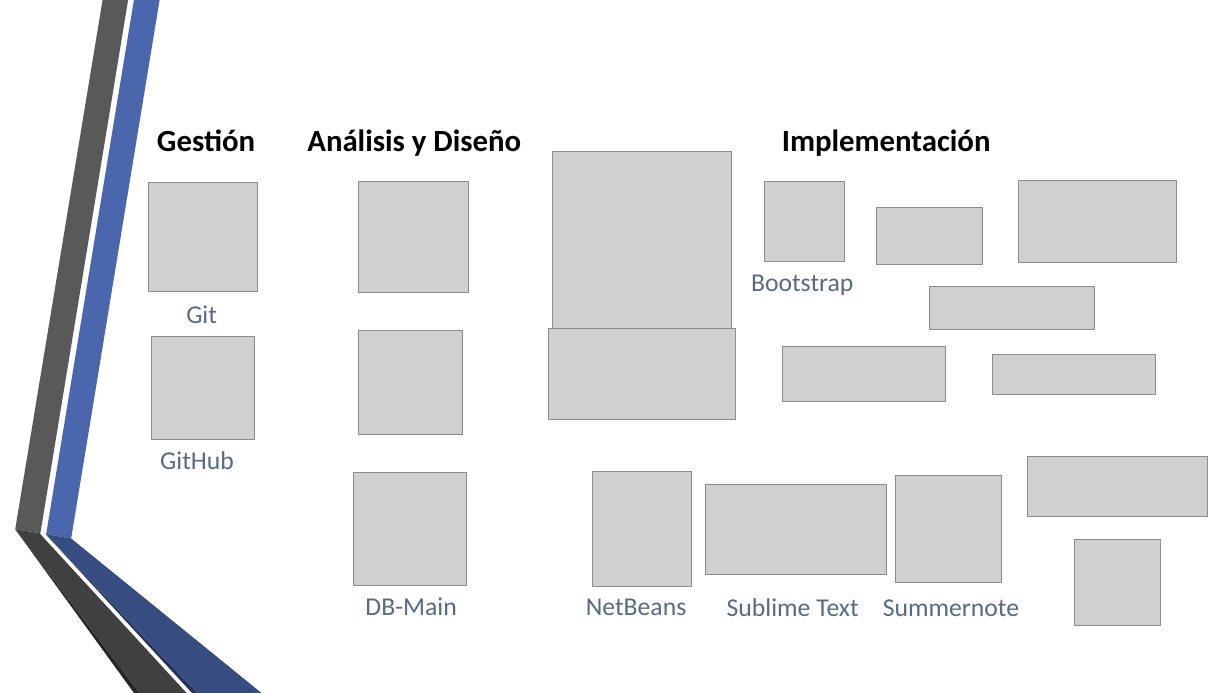
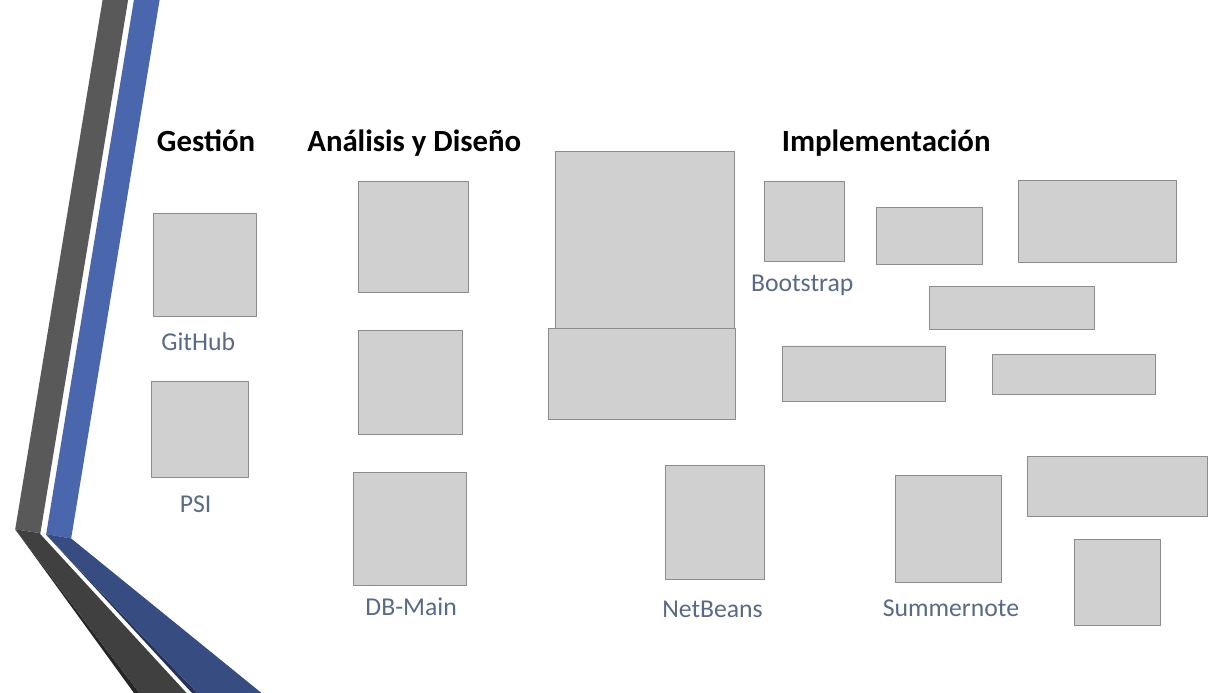
Before and after one commit to fge23/Sistema-VASPA, a slide deck: slide 23 of Presentaciones/Presentación VASPA - Diciembre 2020 - Examen Final/Presentación VASPA - Diciembre 2020 - Examen Final.pptx (slide 24 before the commit). Drawn at 1232x693 pixels with LibreOffice and Linux fonts; fonts in the diff are those of the drawing; grey boxes stand for pictures; background and template pictures are left out. Boxes give left, top, right and bottom in pixels: in the first picture for what was removed or moved away, otherwise in the second. Text is boxed around its words. In the diff, an @@ line names an element or a change of style, - is before the commit and + after.

Commit message:
update presentación

```diff
--- a/Presentaciones/Presentación VASPA - Diciembre 2020 - Examen Final/Presentación VASPA - Diciembre 2020 - Examen Final.pptx
+++ b/Presentaciones/Presentación VASPA - Diciembre 2020 - Examen Final/Presentación VASPA - Diciembre 2020 - Examen Final.pptx
@@ picture removed at (x1=148, y1=182, x2=257, y2=291) @@
@@ picture moved from (x1=152, y1=336, x2=255, y2=440) to (x1=153, y1=213, x2=257, y2=317) @@
@@ text "GitHub" moved from (x1=160, y1=451, x2=234, y2=469) to (x1=161, y1=332, x2=235, y2=350) @@
@@ text removed at (x1=186, y1=305, x2=217, y2=323) @@
-Git
@@ picture added at (x1=152, y1=382, x2=248, y2=478) @@
@@ picture moved from (x1=592, y1=472, x2=691, y2=587) to (x1=665, y1=466, x2=764, y2=580) @@
@@ text added at (x1=180, y1=495, x2=212, y2=512), 20 pt, text #596A85 @@
+PSI
@@ picture removed at (x1=705, y1=484, x2=886, y2=575) @@
@@ text "NetBeans" moved from (x1=586, y1=598, x2=686, y2=615) to (x1=662, y1=600, x2=762, y2=617) @@
@@ text removed at (x1=727, y1=598, x2=858, y2=616) @@
-Sublime Text
```
Also in this commit, not shown: 4 other slides changed, 2 slides added, 3 slides removed.
